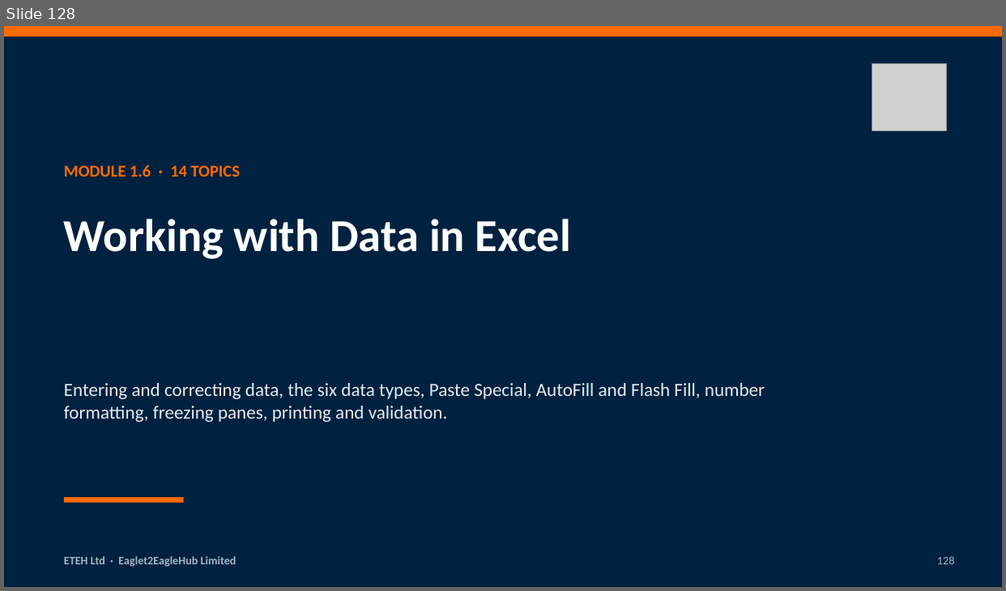
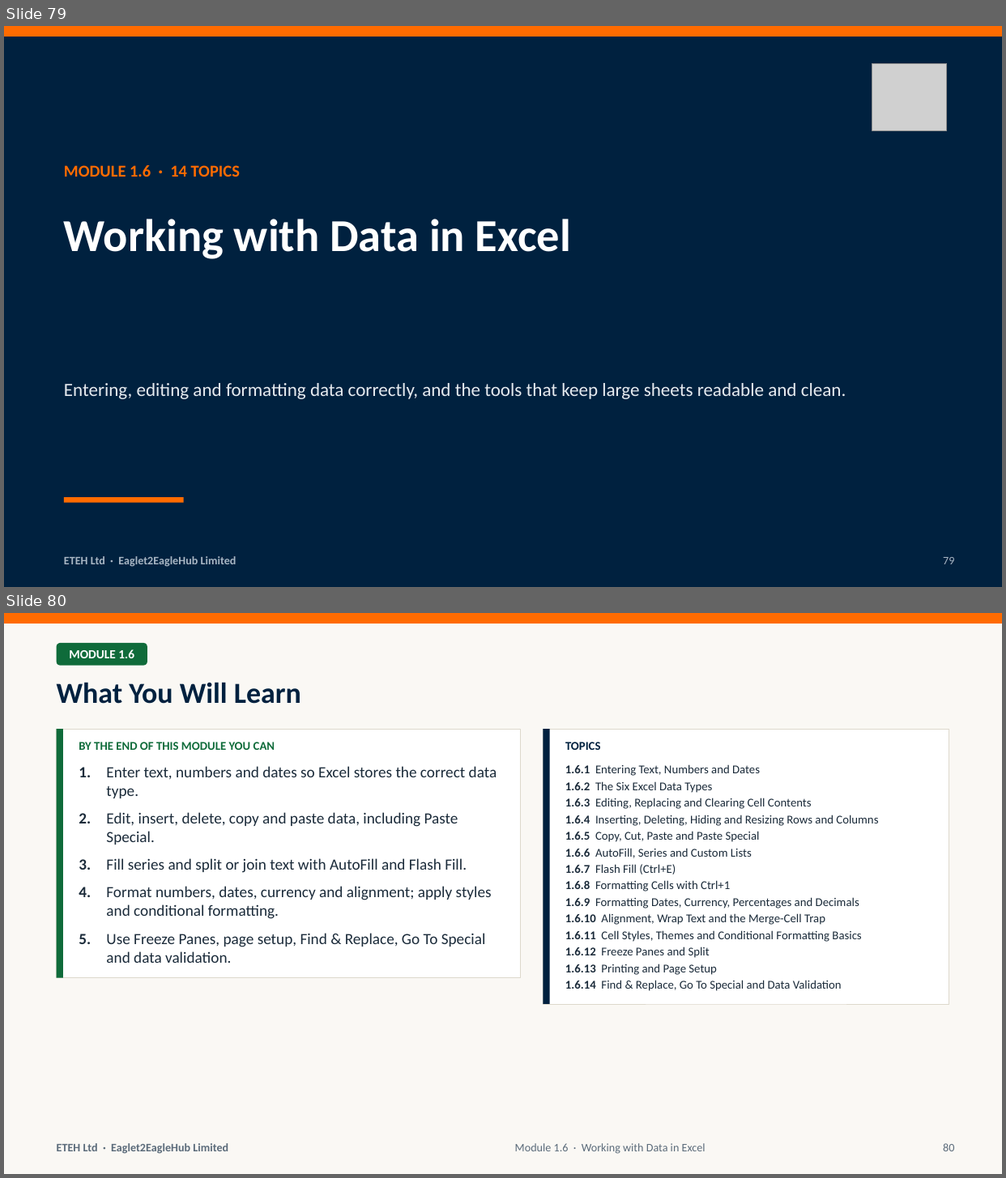
Before and after one commit to MaxiKen/ETEH, a slide deck: ETEH_Bootcamp_Pack/ETEH_Vol1_Week1_Foundations_Slides.pptx. Shown one above the other, each under a label of ours: slide 128 before the commit, slides 79 and 80 after it. The pictures are 1006x591 and 1006x1178 pixels, drawn with LibreOffice and Linux fonts; fonts in the diff are those of the drawing; grey boxes stand for pictures. Boxes give left, top, right and bottom in pixels: in the first picture for what was removed or moved away, otherwise in the second. Text is boxed around its words. In the diff, an @@ line names an element or a change of style, - is before the commit and + after.

Commit message:
Edition 3, Week 1: new deck (146 slides), self-contained examples workbook, assignment Function Guide
- Deck rebuilt from the ETEH template: one slide per topic, definition / in simple terms / analogy / example only where needed;
  example tables labelled by table name; workbook introduced once at the start of the week.
- Examples workbook rebuilt (02_sec_w1.py + w1x.py + v3/wb_a|b|c.py): all 111 mini-sections covered with steps,
  worked solutions (live formulas), ~220 exercises with live checks, and an answer key per module.
- Assignment: Function Guide sheet for XLOOKUP, AVERAGEIFS, MINIFS, COUNTIFS, EDATE, TEXT, SUMIFS date window, distinct count.
- Fix: tDirtySales has 335 text dates (116 + 106 + 113), not 113.
- README: Edition 3 section.

```diff
--- a/ETEH_Bootcamp_Pack/ETEH_Vol1_Week1_Foundations_Slides.pptx
+++ b/ETEH_Bootcamp_Pack/ETEH_Vol1_Week1_Foundations_Slides.pptx
@@ slide 80 added at (4, 613, 1002, 1174), background #FAF8F4 @@
@@ rectangle added at (4, 613, 1002, 624), fill #FF6B00 @@
@@ rounded rectangle added at (57, 643, 147, 666), fill #0F6B3A @@
@@ text added at (69, 649, 134, 658), 12 pt, text #FFFFFF, bold @@
+MODULE 1.6
@@ title added at (57, 682, 301, 704), 28 pt, text #00213F, bold @@
+What You Will Learn
@@ rectangle added at (57, 729, 521, 978), fill #FFFFFF, outline #DDD8CC 0.75 pt @@
@@ rectangle added at (57, 729, 63, 978), fill #0F6B3A @@
@@ rectangle added at (543, 729, 949, 1004), fill #FFFFFF, outline #DDD8CC 0.75 pt @@
@@ rectangle added at (543, 729, 550, 1004), fill #00213F @@
@@ text added at (79, 742, 275, 750), 11.5 pt, text #0F6B3A, bold @@
+BY THE END OF THIS MODULE YOU CAN
@@ text added at (565, 742, 600, 750), 11.5 pt, text #00213F, bold @@
+TOPICS
@@ text added at (79, 766, 497, 963), 15 pt, text #1B2B3A @@
+1. Enter text, numbers and dates so Excel stores the correct data type.
+2. Edit, insert, delete, copy and paste data, including Paste Special.
+3. Fill series and split or join text with AutoFill and Flash Fill.
+4. Format numbers, dates, currency and alignment; apply styles and conditional formatting.
+5. Use Freeze Panes, page setup, Find & Replace, Go To Special and data validation.
@@ text added at (565, 764, 878, 991), 11.5 pt, text #1B2B3A @@
+1.6.1 Entering Text, Numbers and Dates
+1.6.2 The Six Excel Data Types
+1.6.3 Editing, Replacing and Clearing Cell Contents
+1.6.4 Inserting, Deleting, Hiding and Resizing Rows and Columns
+1.6.5 Copy, Cut, Paste and Paste Special
+1.6.6 AutoFill, Series and Custom Lists
+1.6.7 Flash Fill (Ctrl+E)
+1.6.8 Formatting Cells with Ctrl+1
+1.6.9 Formatting Dates, Currency, Percentages and Decimals
+1.6.10 Alignment, Wrap Text and the Merge-Cell Trap
+1.6.11 Cell Styles, Themes and Conditional Formatting Basics
+1.6.12 Freeze Panes and Split
+1.6.13 Printing and Page Setup
+1.6.14 Find & Replace, Go To Special and Data Validation
@@ text added at (57, 1144, 228, 1154), 11 pt, text #5B6B7A, bold @@
+ETEH Ltd · Eaglet2EagleHub Limited
@@ text added at (515, 1144, 705, 1154), 11 pt, text #5B6B7A @@
+Module 1.6 · Working with Data in Excel
@@ text added at (943, 1144, 954, 1152), 11 pt, text #5B6B7A @@
+80
@@ what was slide 128 is now slide 79 @@
@@ slide 79 changed as well @@
@@ text at (64, 383, 846, 399): text changed @@
-Entering and correcting data, the six data types, Paste Special, AutoFill and Flash Fill, number formatting, freezing panes, printing and validation.
+Entering, editing and formatting data correctly, and the tools that keep large sheets readable and clean.
@@ text at (943, 557, 954, 565): text changed @@
-128
+79
```
Also in this commit, not shown: 13 other slides changed, 131 other slides added, 222 slides removed, 20 other files.
